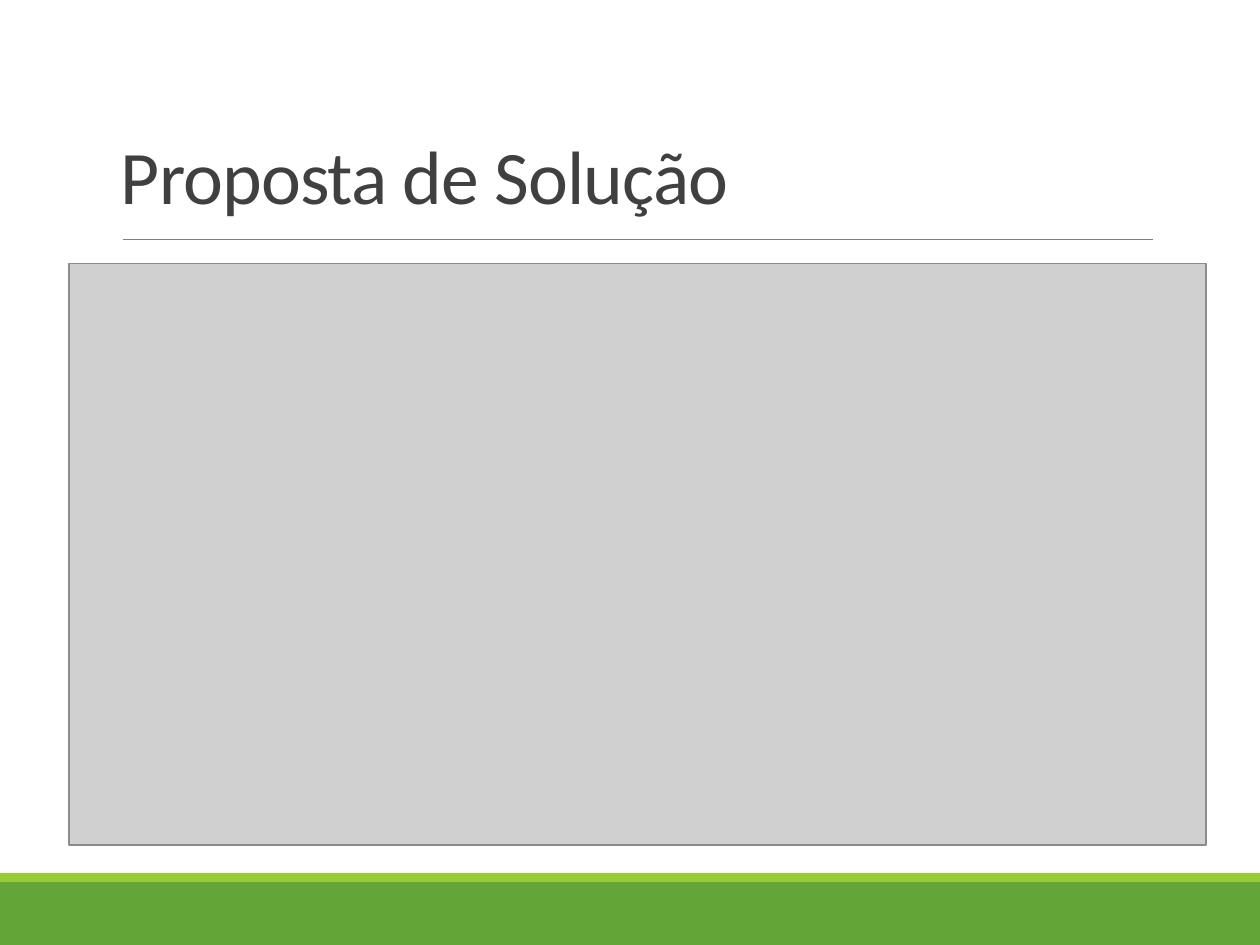
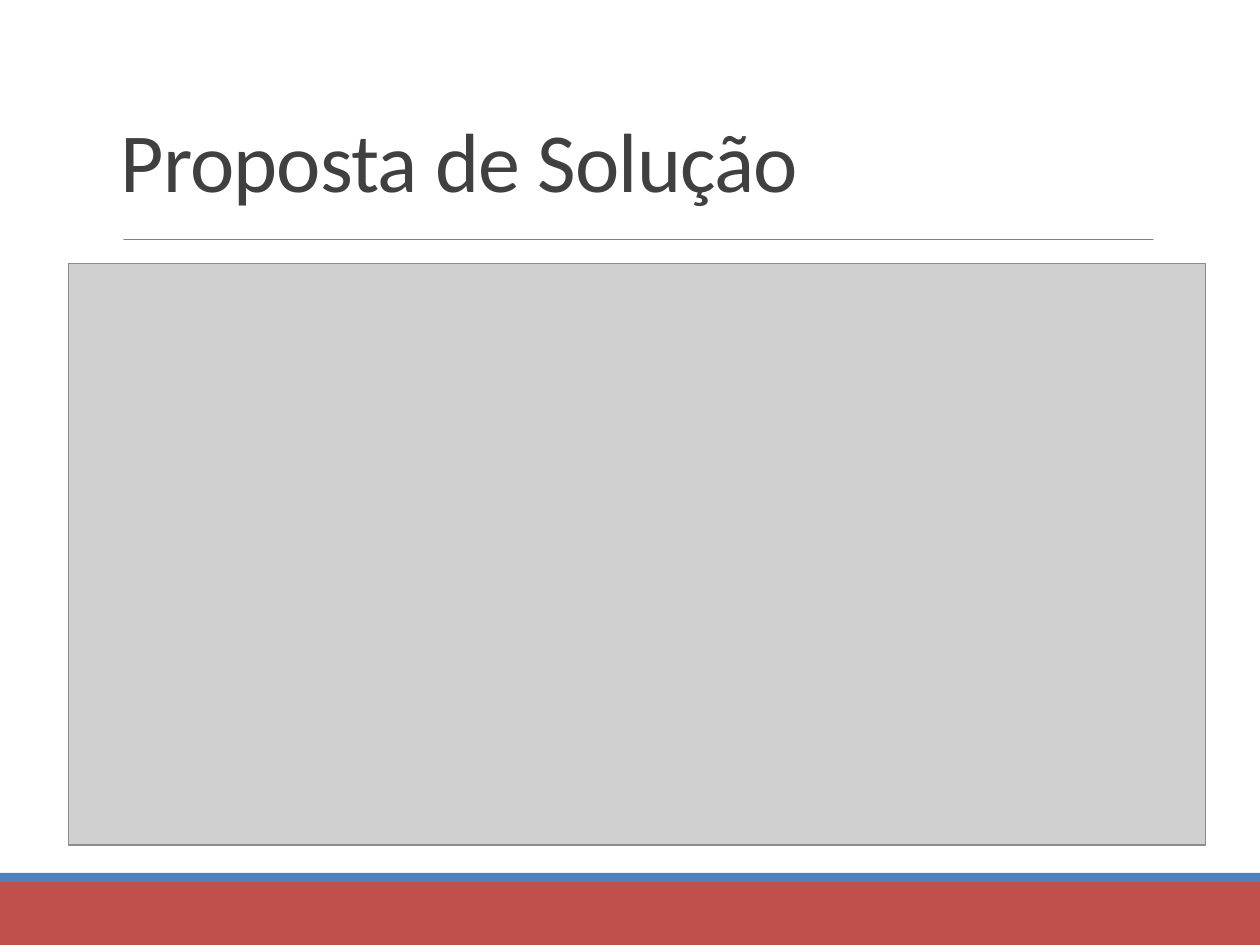
Before and after one commit to luisguipso/tcc, a slide deck: slide 7 of Apresentação - SICON.pptx. Drawn at 1260x945 pixels with LibreOffice and Linux fonts; fonts in the diff are those of the drawing; grey boxes stand for pictures. Boxes give left, top, right and bottom in pixels: in the first picture for what was removed or moved away, otherwise in the second. Text is boxed around its words. In the diff, an @@ line names an element or a change of style, - is before the commit and + after.

```diff
--- a/Apresentação - SICON.pptx
+++ b/Apresentação - SICON.pptx
@@ text "Proposta de Solução" at [121,133,799,206]: size 43.2 to 48 pt @@
@@ rectangle at [0,882,1260,945]: fill #63A537 to #C0504D @@
@@ rectangle at [0,873,1260,882]: fill #99CB38 to #4F81BD @@
```
Also in this commit, not shown: 8 other slides changed, 9 other files.
